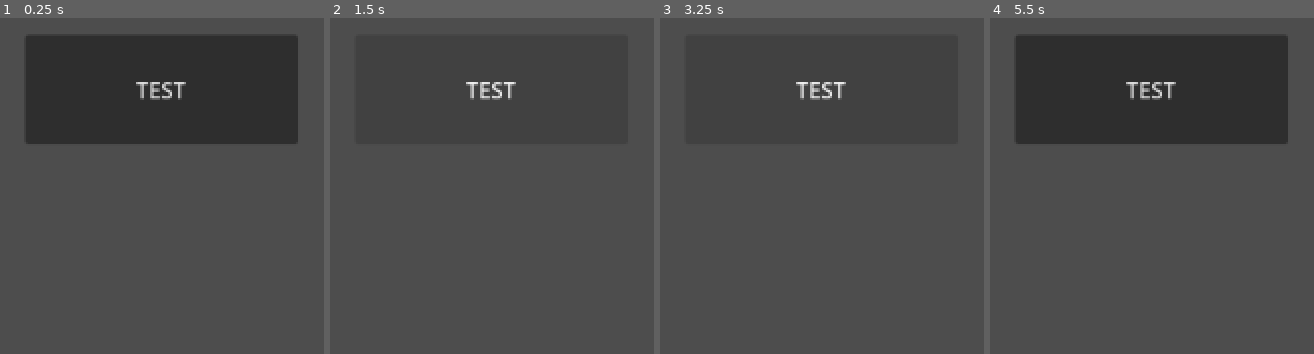
Above: before the commit, frames 1-4 (left to right).
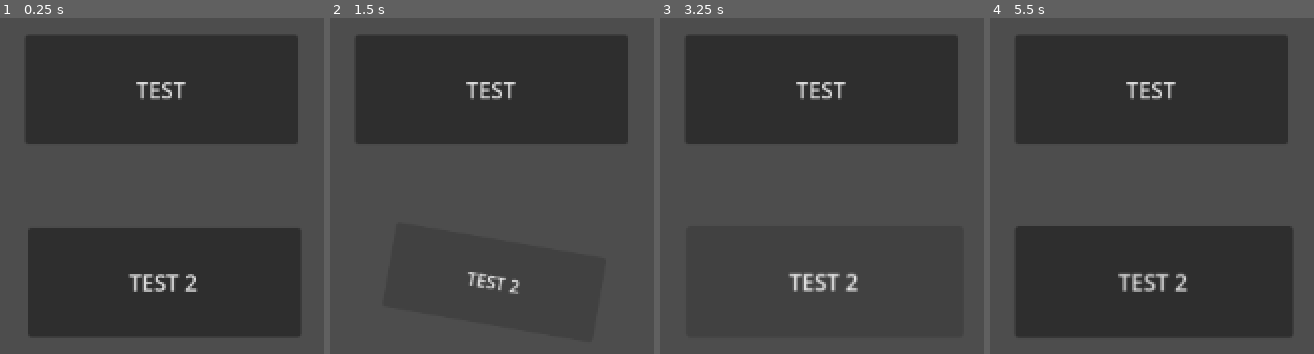
Above: after the commit, the same moments.

Repository: Ilymo/DaButton
Game: Godot game, scene res://scene/test.tscn
The game is run twice, just before and just after one commit, with the same random seed, the same clock (stepped at 60 frames per second) and the same inputs. The project has no main scene, so this scene is started directly.
Inputs (mouse positions are in pixels of both pictures, inside the frame that each line leads up to):
- Up to frame 1 (0.25 s): no input
- Up to frame 2 (1.5 s): click "TEST" at 0.5 s; click "TEST" (after the commit: "TEST 2") at 1.25 s
- Up to frame 3 (3.25 s): click "TEST" at 2 s; click "TEST" (after the commit: "TEST 2") at 2.75 s
- Up to frame 4 (5.5 s): click "TEST" at 3.5 s; click "TEST" (after the commit: "TEST 2") at 4.25 s; tap Enter at 5 s; move the mouse to (outside the picture) at 5.02 s

The runs differ from the first frame. In frame 1, 27% of the frame differs, in the area x 8-93%, y 62-95%; in frame 2, 0.3%; in frame 3, 0.6%; in frame 4, 28%, in the area x 8-94%, y 61-95%.

Commit message:
Add rotation_animation
Add rotation_animation func DaButtonAnimator class

Add check condition to hover_animation:
play hover_animation only if there is no other animation (like scale, rotation,...)

Diff:
--- a/scene/test.tscn
+++ b/scene/test.tscn
@@ -1,6 +1,8 @@
 [gd_scene format=3 uid="uid://cyiv1ey3d126j"]
 
+[ext_resource type="Script" uid="uid://csv67q21pm3si" path="res://script/DaButtonTest1.gd" id="1_bp0px"]
 [ext_resource type="Script" uid="uid://ti7xdt6y0yut" path="res://script/dabutton_animator.gd" id="1_fghjm"]
+[ext_resource type="Script" uid="uid://bk24yyec8ijrr" path="res://script/DaButtonTest2.gd" id="3_5u11y"]
 
 [node name="Control" type="Control" unique_id=682502468]
 layout_mode = 3
@@ -24,7 +26,29 @@
 grow_horizontal = 2
 grow_vertical = 2
 text = "TEST"
+script = ExtResource("1_bp0px")
 
 [node name="DaButtonAnimator" type="Node" parent="Button" unique_id=983485052]
 script = ExtResource("1_fghjm")
 metadata/_custom_type_script = "uid://ti7xdt6y0yut"
+
+[node name="Button2" type="Button" parent="." unique_id=1801239106]
+layout_mode = 1
+anchors_preset = 8
+anchor_left = 0.5
+anchor_top = 0.5
+anchor_right = 0.5
+anchor_bottom = 0.5
+offset_left = -96.0
+offset_top = 100.0
+offset_right = 101.0
+offset_bottom = 179.0
+grow_horizontal = 2
+grow_vertical = 2
+text = "TEST 2"
+script = ExtResource("3_5u11y")
+
+[node name="DaButtonAnimator" type="Node" parent="Button2" unique_id=1843037474]
+script = ExtResource("1_fghjm")
+animation_duration = 0.25
+metadata/_custom_type_script = "uid://ti7xdt6y0yut"
--- /dev/null
+++ b/script/DaButtonTest1.gd
@@ -0,0 +1,11 @@
+extends Button
+
+@onready var da_button_animator: DaButtonAnimator = $DaButtonAnimator
+
+func _ready() -> void:
+	self.pressed.connect(_on_button_pressed)
+
+
+func _on_button_pressed() -> void:
+	da_button_animator.scale_animation()
+	da_button_animator.rotation_animation()
--- /dev/null
+++ b/script/DaButtonTest2.gd
@@ -0,0 +1,11 @@
+extends Button
+
+@onready var da_button_animator: DaButtonAnimator = $DaButtonAnimator
+
+func _ready() -> void:
+	self.pressed.connect(_on_button_pressed)
+
+
+func _on_button_pressed() -> void:
+	da_button_animator.scale_animation()
+	da_button_animator.rotation_animation()
--- a/script/dabutton_animator.gd
+++ b/script/dabutton_animator.gd
@@ -2,41 +2,49 @@
 extends Node
 class_name DaButtonAnimator
 
+@export var animation_duration: float = 0.07
 
 @export_group("scale property")
 @export var scale_ease_type: Tween.EaseType = Tween.EASE_OUT
 @export var scale_trans_type: Tween.TransitionType = Tween.TRANS_BACK
-@export var scale_animation_duration: float = 0.07
 @export var scale_amount: Vector2 = Vector2(0.8, 0.8)
 
 @export_group("hover property")
 @export var hover_scale_amount: Vector2 = Vector2(1.1, 1.1)
 @export var hover_animation_duration: float = 0.05
 
+@export_group("rotation property")
+@export var rotation_ease_type: Tween.EaseType = Tween.EASE_OUT
+@export var rotation_trans_type: Tween.TransitionType = Tween.TRANS_QUAD
+@export var rotation_amount: float = 20.0
+
 
 @onready var button: Button = get_parent()
 
 var hover_tween: Tween
 var scale_tween: Tween
+var rotation_tween: Tween
 
 func _ready() -> void:
 	button.pivot_offset_ratio = Vector2(0.5, 0.5)
 	button.mouse_entered.connect(hover_animation.bind(true))
 	button.mouse_exited.connect(hover_animation.bind(false))
-	button.button_down.connect(_on_button_pressed)
+	#button.button_down.connect(_on_button_pressed)
 
 
-func _on_button_pressed() -> void:
-	scale_animation()
-
+#func _on_button_pressed() -> void:
+	#scale_animation()
+	#rotation_animation()
 
 ## Hover button animation, take a bool true if hovered, false if not
 func hover_animation(hovered: bool) -> void:
 	if hover_tween != null:
 		hover_tween.kill()
-	hover_tween = create_tween()
-	hover_tween.tween_property(button, "scale",
-		hover_scale_amount if hovered else Vector2.ONE, hover_animation_duration)
+	# check if another animation is running, if so, disable the hover
+	if scale_tween == null or scale_tween.is_running() == false:
+		hover_tween = create_tween()
+		hover_tween.tween_property(button, "scale",
+			hover_scale_amount if hovered else Vector2.ONE, hover_animation_duration)
 
 
 ## Scale animation when button is pressed
@@ -44,5 +52,15 @@
 	if scale_tween != null:
 		scale_tween.kill()
 	scale_tween = create_tween().set_ease(scale_ease_type).set_trans(scale_trans_type)
-	scale_tween.tween_property(button, "scale", scale_amount, scale_animation_duration)
-	scale_tween.tween_property(button, "scale", Vector2.ONE, scale_animation_duration)
+	scale_tween.tween_property(button, "scale", scale_amount, animation_duration)
+	scale_tween.tween_property(button, "scale", Vector2.ONE, animation_duration)
+
+## Rotation animation (shake) when button is pressed
+func rotation_animation() -> void:
+	if rotation_tween != null:
+		rotation_tween.kill()
+	rotation_tween = create_tween().set_ease(rotation_ease_type).set_trans(rotation_trans_type)
+	rotation_tween.tween_property(button, "rotation_degrees", rotation_amount, animation_duration / 4)
+	rotation_tween.tween_property(button, "rotation_degrees", -rotation_amount, animation_duration / 4)
+	rotation_tween.tween_property(button, "rotation_degrees", rotation_amount/2, animation_duration / 4)
+	rotation_tween.tween_property(button, "rotation_degrees", 0.0, animation_duration / 4)
Not shown, added: script/DaButtonTest1.gd.uid
Not shown, added: script/DaButtonTest2.gd.uid
